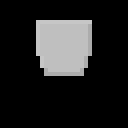
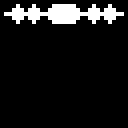
Two versions of the same layered image (128x128). Layer-by-layer changes:
painted on "Highlights" over [36, 20, 92, 68]
painted on "Shadows" over [44, 24, 92, 76]
painted on "Emission" over [4, 4, 124, 76]
painted on "MainTex" over [4, 4, 124, 76]
